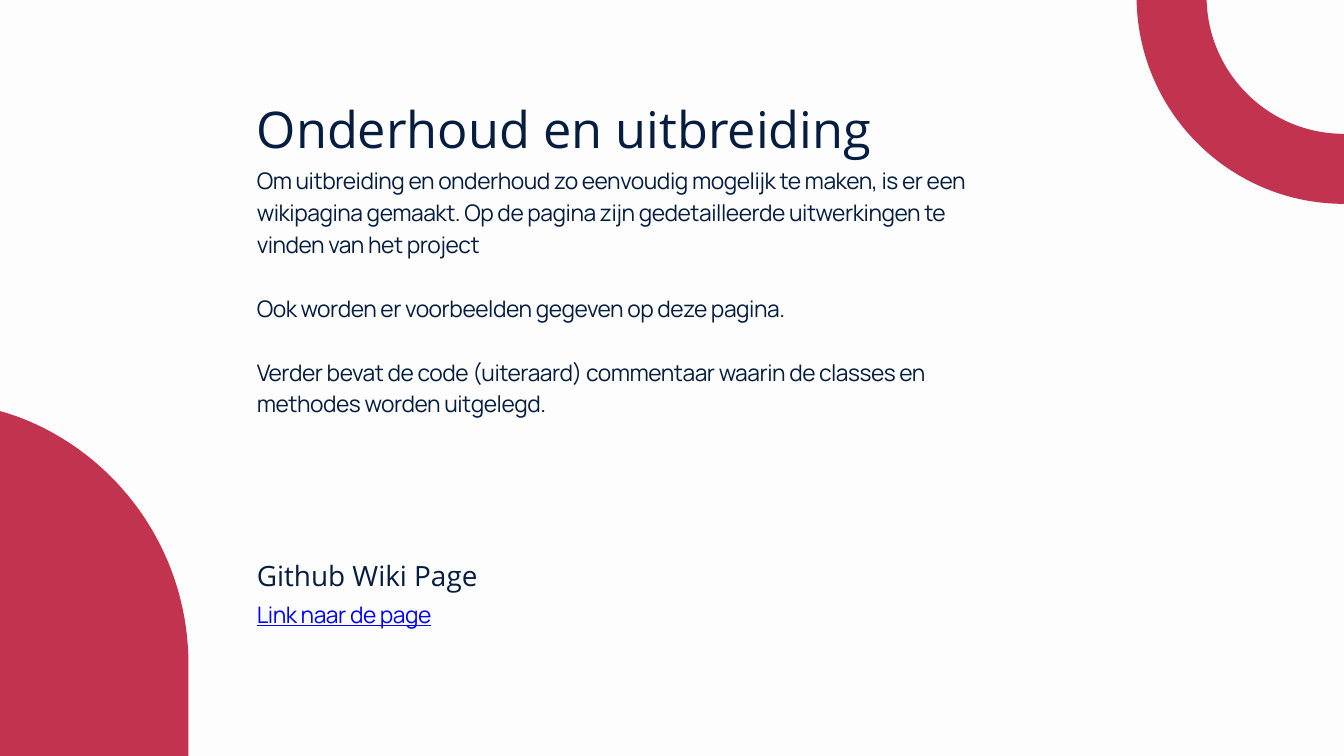
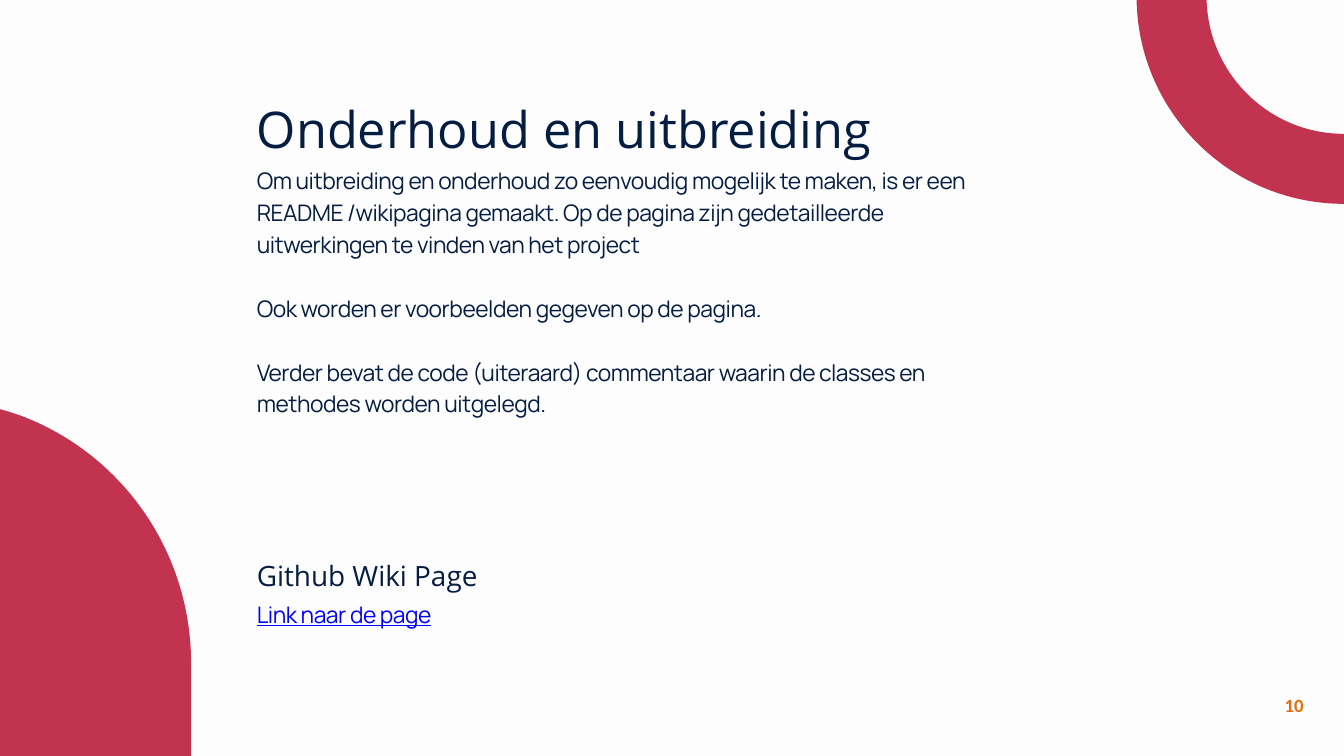
Before and after one commit to MarkStreek/QuintorCatalogBackEnd, a slide deck: slide 10 of docs/presentatie.pptx (slide 9 before the commit). Drawn at 1344x756 pixels with LibreOffice and Linux fonts; fonts in the diff are those of the drawing. Boxes give left, top, right and bottom in pixels: in the first picture for what was removed or moved away, otherwise in the second. Text is boxed around its words. In the diff, an @@ line names an element or a change of style, - is before the commit and + after.

```diff
--- a/docs/presentatie.pptx
+++ b/docs/presentatie.pptx
@@ text at (257,172,966,323): text changed @@
-Om uitbreiding en onderhoud zo eenvoudig mogelijk te maken, is er een wikipagina gemaakt. Op de pagina zijn gedetailleerde uitwerkingen te vinden van het project
-Ook worden er voorbeelden gegeven op deze pagina.
+Om uitbreiding en onderhoud zo eenvoudig mogelijk te maken, is er een README /wikipagina gemaakt. Op de pagina zijn gedetailleerde uitwerkingen te vinden van het project
+Ook worden er voorbeelden gegeven op de pagina.
@@ freeform shape at (0,401,192,756): outline redrawn @@
@@ page number added at (1285,699,1304,712), 20 pt, text #E46C0A, bold @@
+10
```
Also in this commit, not shown: 8 other slides changed, 2 slides added, 1 other file.
